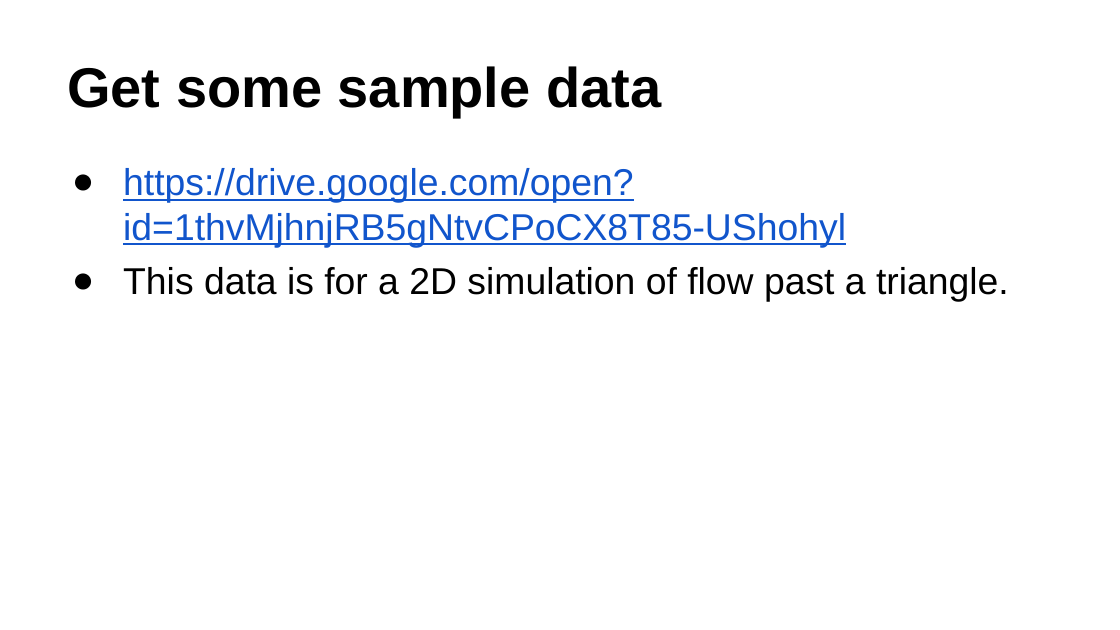
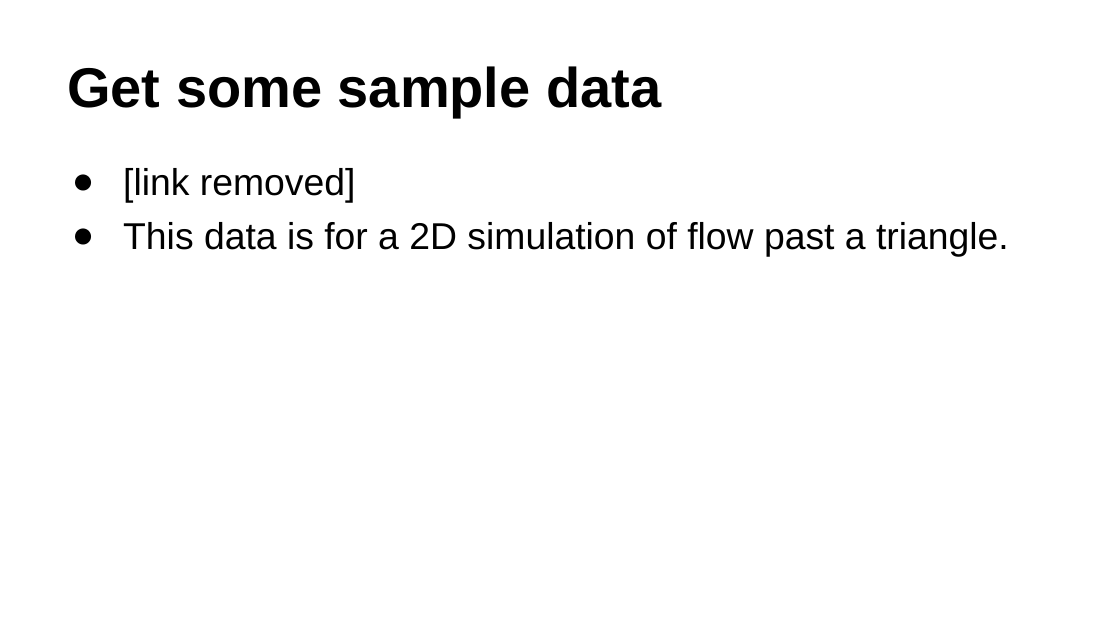
Before and after one commit to fairyflies9/Using-IB-Software, a slide deck: slide 3 of originals/Old files/UA Tutorials/Lecture 4 - VISIT - How to plot IBAMR Data.pptx. Drawn at 1120x630 pixels with LibreOffice and Linux fonts; fonts in the diff are those of the drawing. Boxes give left, top, right and bottom in pixels: in the first picture for what was removed or moved away, otherwise in the second. Text is boxed around its words. In the diff, an @@ line names an element or a change of style, - is before the commit and + after.

```diff
--- a/originals/Old files/UA Tutorials/Lecture 4 - VISIT - How to plot IBAMR Data.pptx
+++ b/originals/Old files/UA Tutorials/Lecture 4 - VISIT - How to plot IBAMR Data.pptx
@@ text at (123,168,356,203): text changed; text colour #1155CC to #000000 @@
-● https://drive.google.com/open?id=1thvMjhnjRB5gNtvCPoCX8T85-UShohyl
+● [link removed]
```
Also in this commit, not shown: 1 other slide changed, 53 other files.
